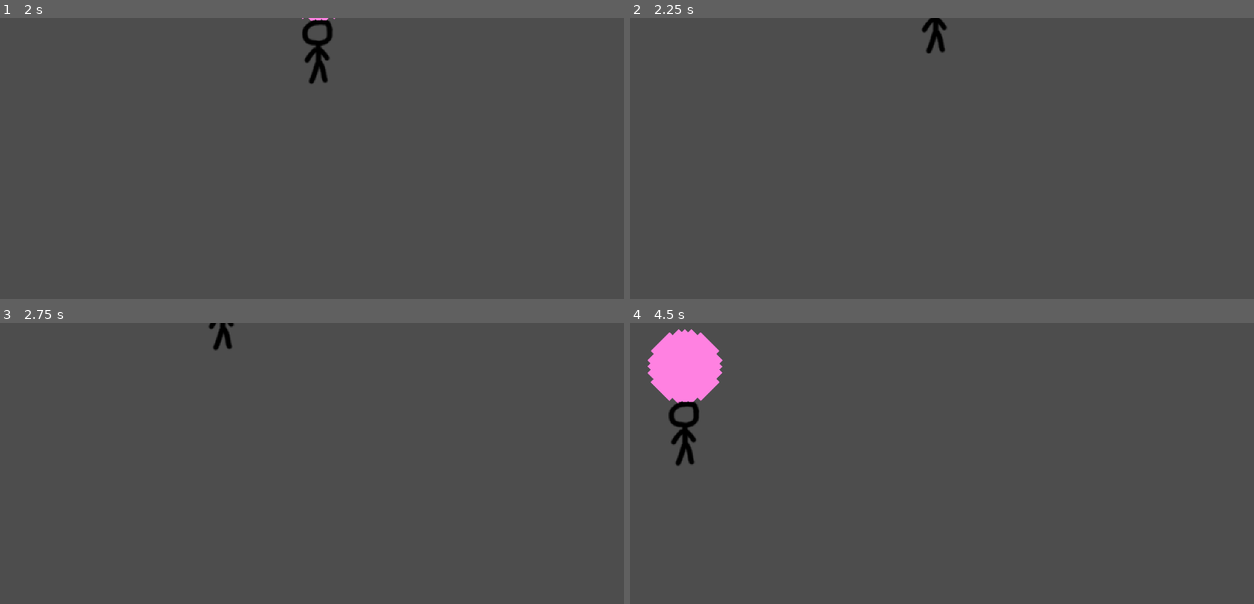
Above: before the commit, frames 1-4 (two rows, left to right).
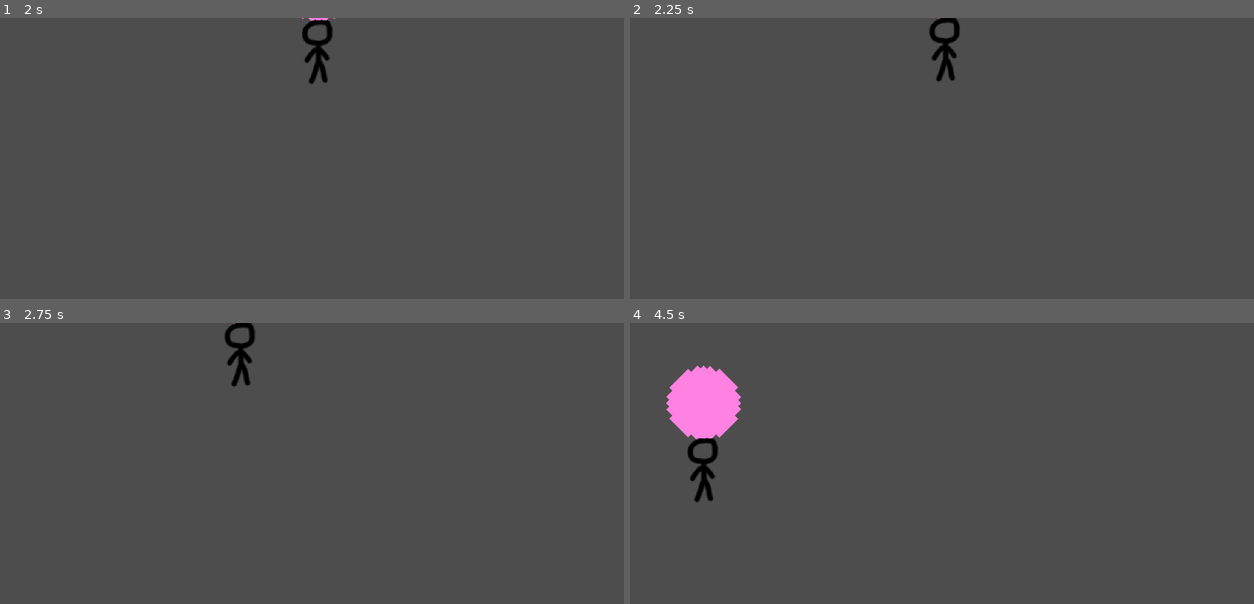
Above: after the commit, the same moments.

Repository: eagle-eye-scouter/GGJ_BubbleBlowing
Game: Godot game, scene res://src/scroll_world.tscn
The game is run twice, just before and just after one commit, with the same random seed, the same clock (stepped at 60 frames per second) and the same inputs.
Inputs:
- Up to frame 1 (2 s): tap Enter at 0.5 s; hold W (player_up) from 0.53 s (still down)
- Up to frame 2 (2.25 s): release W (player_up) at 2.03 s; hold A (player_left) from 2.03 s (still down)
- Up to frame 3 (2.75 s): keep holding A (player_left)
- Up to frame 4 (4.5 s): release A (player_left) at 3.53 s; hold S (player_down) 3.53-4.28 s; hold D (player_right) from 4.28 s (still down)

Frame 1 is identical in both runs. In frame 2, 0.6% of the frame differs, in the area x 46-53%, y 0-23%; in frame 3, 0.6%; in frame 4, 3.9%, in the area x 2-18%, y 1-65%.

Commit message:
Add walls and Area2D to main scene

Diff:
--- a/src/scroll_world.tscn
+++ b/src/scroll_world.tscn
@@ -1,8 +1,49 @@
-[gd_scene load_steps=2 format=3 uid="uid://llfd7a127fl6"]
+[gd_scene load_steps=5 format=3 uid="uid://llfd7a127fl6"]
 
 [ext_resource type="PackedScene" uid="uid://b687vbeoimm0h" path="res://src/player.tscn" id="1_2nuvo"]
+
+[sub_resource type="RectangleShape2D" id="RectangleShape2D_qts6x"]
+size = Vector2(202, 1247.5)
+
+[sub_resource type="RectangleShape2D" id="RectangleShape2D_6k36p"]
+size = Vector2(1837, 186.5)
+
+[sub_resource type="RectangleShape2D" id="RectangleShape2D_qiv8v"]
+size = Vector2(1837, 186.5)
 
 [node name="Node2D" type="Node2D"]
 
 [node name="Player" parent="." instance=ExtResource("1_2nuvo")]
 position = Vector2(600, 441)
+
+[node name="LeftWall" type="StaticBody2D" parent="."]
+position = Vector2(-101, 436)
+
+[node name="CollisionShape2D" type="CollisionShape2D" parent="LeftWall"]
+shape = SubResource("RectangleShape2D_qts6x")
+
+[node name="RightWall" type="StaticBody2D" parent="."]
+position = Vector2(1254, 437)
+
+[node name="CollisionShape2D" type="CollisionShape2D" parent="RightWall"]
+shape = SubResource("RectangleShape2D_qts6x")
+
+[node name="UpWall" type="StaticBody2D" parent="."]
+position = Vector2(561, -94)
+
+[node name="CollisionShape2D" type="CollisionShape2D" parent="UpWall"]
+shape = SubResource("RectangleShape2D_6k36p")
+
+[node name="DownWall" type="StaticBody2D" parent="."]
+position = Vector2(607, 901)
+
+[node name="CollisionShape2D" type="CollisionShape2D" parent="DownWall"]
+position = Vector2(-8, 69)
+shape = SubResource("RectangleShape2D_6k36p")
+
+[node name="KillZone" type="Area2D" parent="."]
+
+[node name="CollisionShape2D" type="CollisionShape2D" parent="KillZone"]
+position = Vector2(599, 908)
+shape = SubResource("RectangleShape2D_qiv8v")
+debug_color = Color(0.7, 0, 0, 0.419608)
